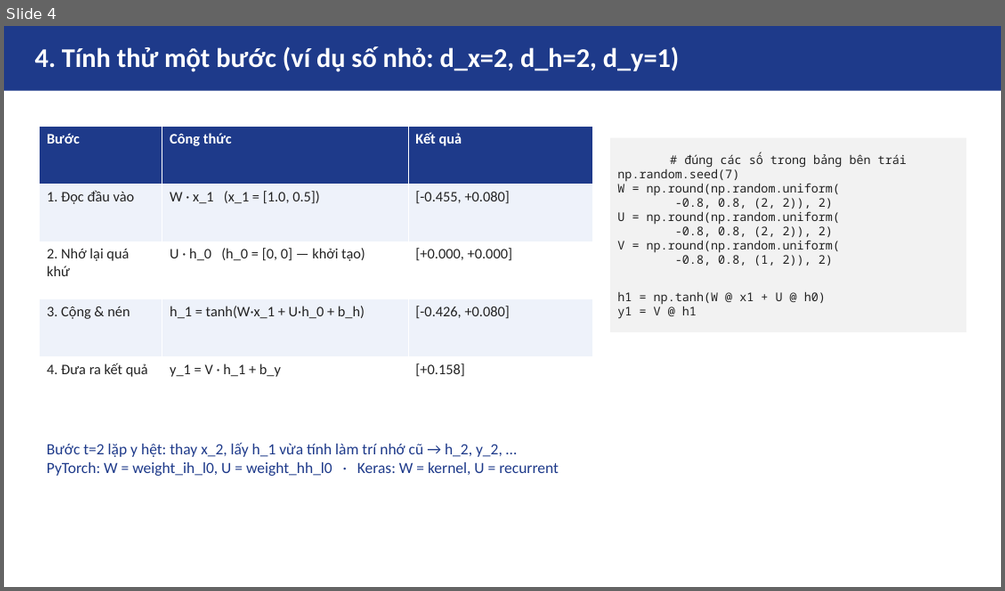
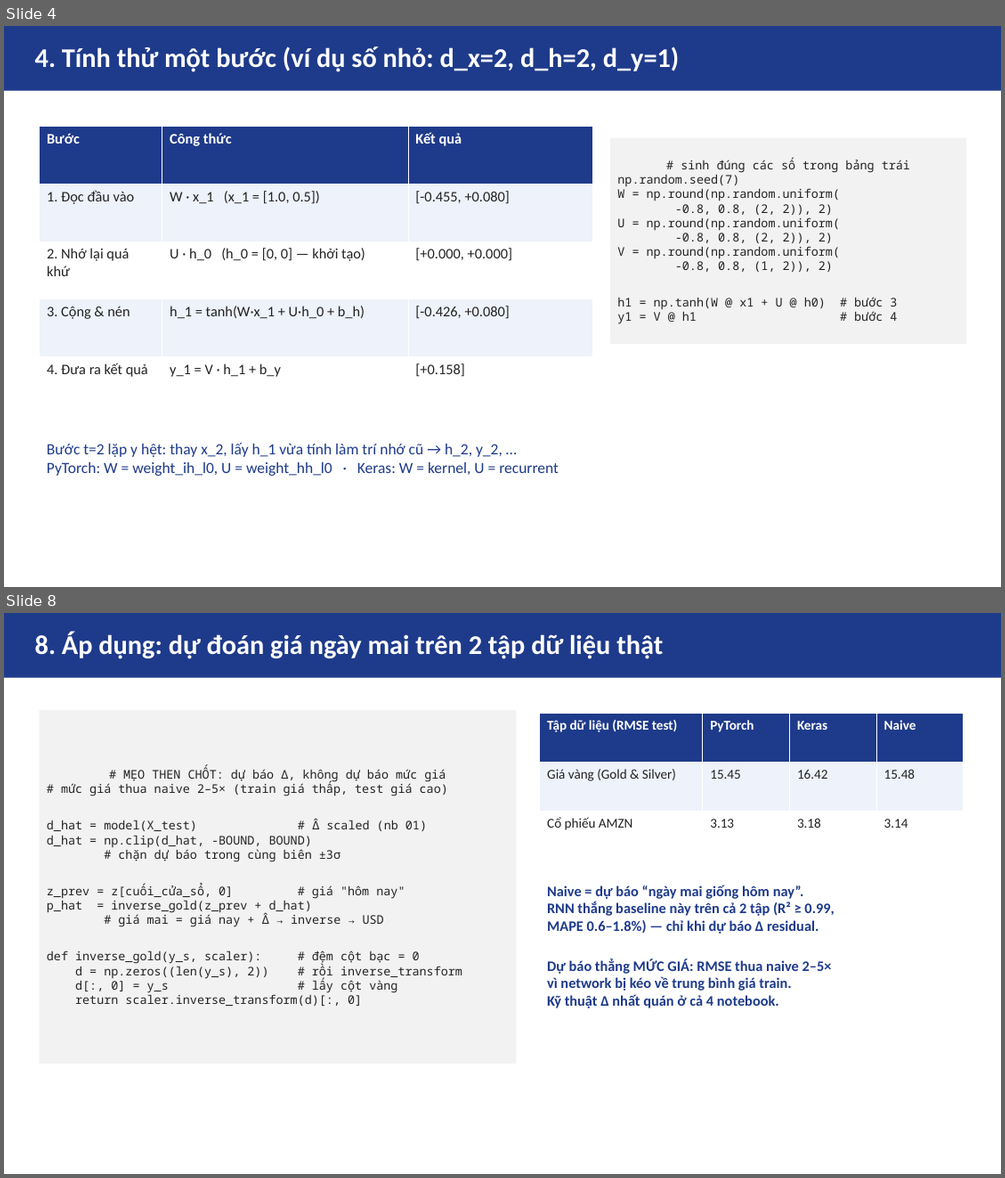
Before and after one commit to lucnguyen1375/HTTM-Presentation, a slide deck: asm06/slides/rnn.pptx. Shown one above the other, each under a label of ours: slide 4 before the commit, slides 4 and 8 after it; the slides between them are not shown. The pictures are 1005x591 and 1005x1178 pixels, drawn with LibreOffice and Linux fonts; fonts in the diff are those of the drawing. Boxes give left, top, right and bottom in pixels: in the first picture for what was removed or moved away, otherwise in the second. Text is boxed around its words. In the diff, an @@ line names an element or a change of style, - is before the commit and + after.

```diff
--- a/asm06/slides/rnn.pptx
+++ b/asm06/slides/rnn.pptx
@@ slide 8 added at [4,613,1001,1174], background #FFFFFF @@
@@ rectangle added at [4,613,1001,678], fill #1E3A8A @@
@@ text added at [35,631,663,659], 26 pt, text #FFFFFF, bold @@
+8. Áp dụng: dự đoán giá ngày mai trên 2 tập dữ liệu thật
@@ rectangle added at [39,710,517,1063], fill #F2F2F2, 11.5 pt, text #222222 @@
+# MẸO THEN CHỐT: dự báo Δ, không dự báo mức giá
+# mức giá thua naive 2–5× (train giá thấp, test giá cao)
+d_hat = model(X_test) # Δ̂ scaled (nb 01)
+d_hat = np.clip(d_hat, -BOUND, BOUND)
+# chặn dự báo trong cùng biên ±3σ
+z_prev = z[cuối_cửa_sổ, 0] # giá "hôm nay"
+p_hat = inverse_gold(z_prev + d_hat)
+# giá mai = giá nay + Δ̂ → inverse → USD
+def inverse_gold(y_s, scaler): # đệm cột bạc = 0
+d = np.zeros((len(y_s), 2)) # rồi inverse_transform
+d[:, 0] = y_s # lấy cột vàng
+return scaler.inverse_transform(d)[:, 0]
@@ table added at [540,714,963,860], 3 rows, 4 columns @@
+Tập dữ liệu (RMSE test) | PyTorch | Keras | Naive
+Giá vàng (Gold & Silver) | 15.45 | 16.42 | 15.48
+Cổ phiếu AMZN | 3.13 | 3.18 | 3.14
@@ text added at [547,884,833,1008], 14 pt, text #1E3A8A, bold @@
+Naive = dự báo “ngày mai giống hôm nay”.
+RNN thắng baseline này trên cả 2 tập (R² ≥ 0.99,
+MAPE 0.6–1.8%) — chỉ khi dự báo Δ residual.
+Dự báo thẳng MỨC GIÁ: RMSE thua naive 2–5×
+vì network bị kéo về trung bình giá train.
+Kỹ thuật Δ nhất quán ở cả 4 notebook.
@@ slide 4 changed as well @@
@@ rectangle "# sinh đúng các số ...": place and size @@
-rectangle "# sinh đúng các số ..." at [610,138,966,332]
+rectangle "# sinh đúng các số ..." at [610,138,966,345]
@@ text in rectangle at [680,158,910,173]: text changed @@
-# đúng các số trong bảng bên trái
+# sinh đúng các số trong bảng trái
@@ text in rectangle at [617,297,897,324]: text changed @@
-h1 = np.tanh(W @ x1 + U @ h0)
-y1 = V @ h1
+h1 = np.tanh(W @ x1 + U @ h0) # bước 3
+y1 = V @ h1 # bước 4
```
Also in this commit, not shown: 3 other slides changed, 4 other slides added, 3 slides removed, 1 other file.
